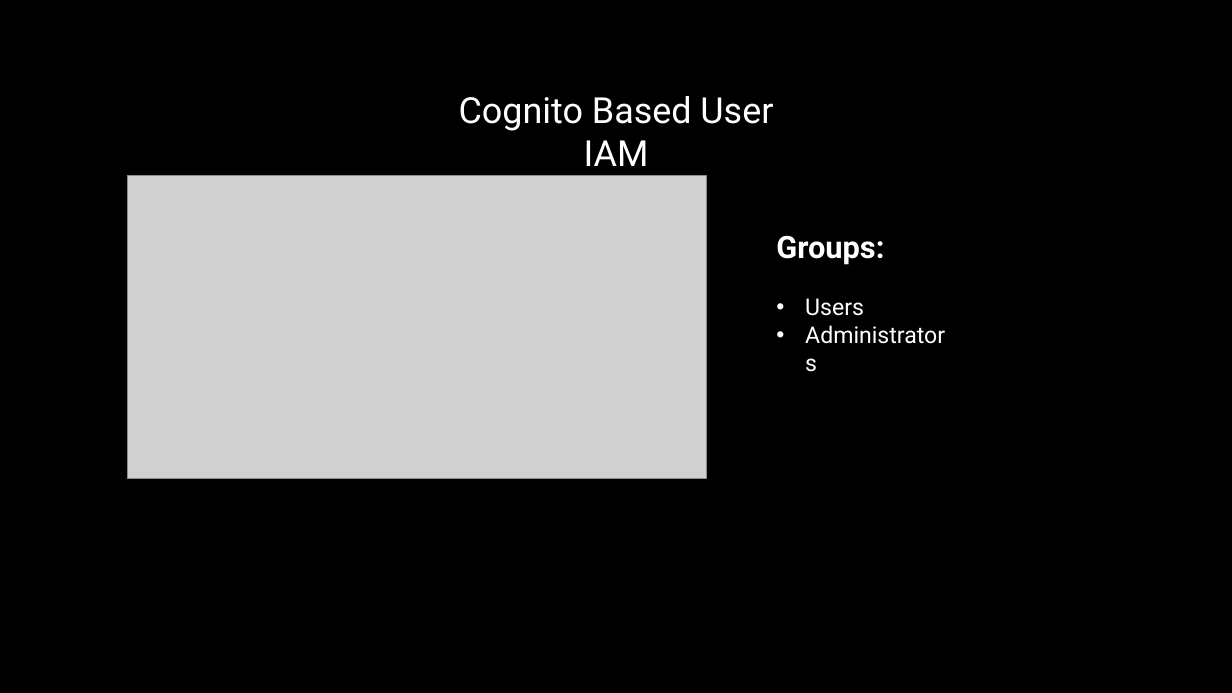
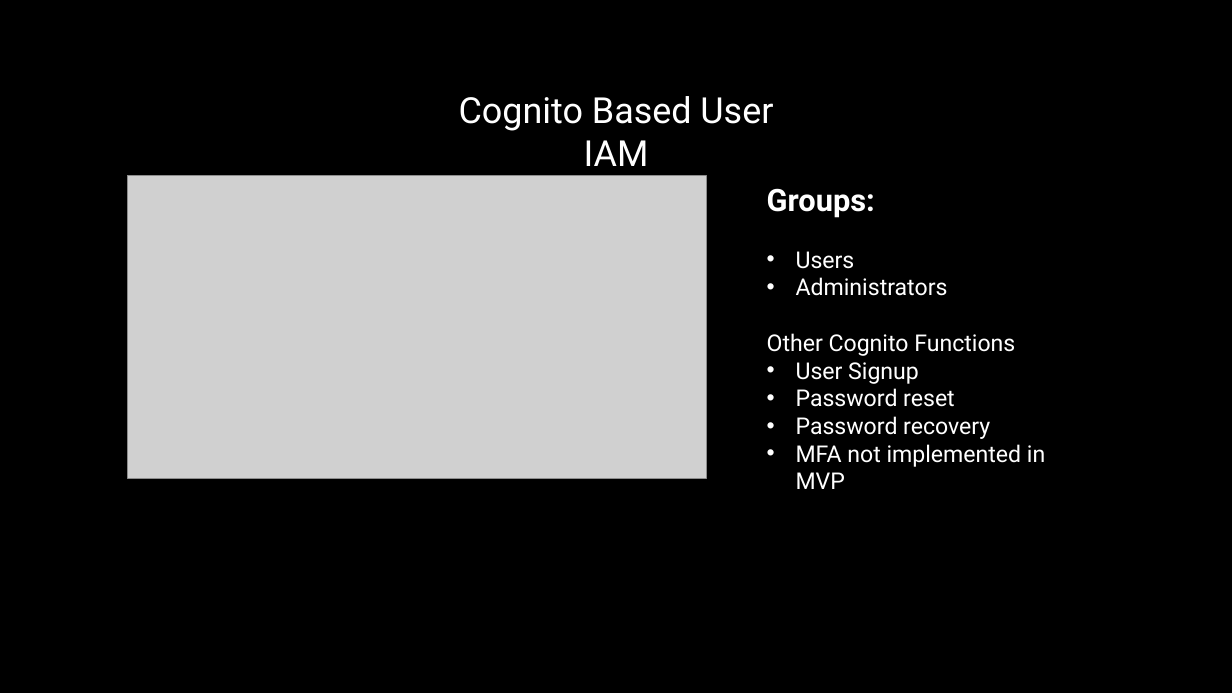
Before and after one commit to michaelgeiser/kiro-agentcore-app, a slide deck: slide 3 of documentation/Presentation Coach - Kiro implementation_2.pptx. Drawn at 1232x693 pixels with LibreOffice and Linux fonts; fonts in the diff are those of the drawing; grey boxes stand for pictures. Boxes give left, top, right and bottom in pixels: in the first picture for what was removed or moved away, otherwise in the second. Text is boxed around its words. In the diff, an @@ line names an element or a change of style, - is before the commit and + after.

```diff
--- a/documentation/Presentation Coach - Kiro implementation_2.pptx
+++ b/documentation/Presentation Coach - Kiro implementation_2.pptx
@@ text "Groups:": place and size @@
-text "Groups:" at box(776, 235, 884, 316)
+text "Groups:" at box(767, 188, 1045, 489)
@@ text at box(767, 333, 1045, 489): paragraphs added @@
+Other Cognito Functions
+• User Signup
+• Password reset
+• Password recovery
+• MFA not implemented in MVP
```
Also in this commit, not shown: 2 other slides changed, 6 slides added, 9 other files.
